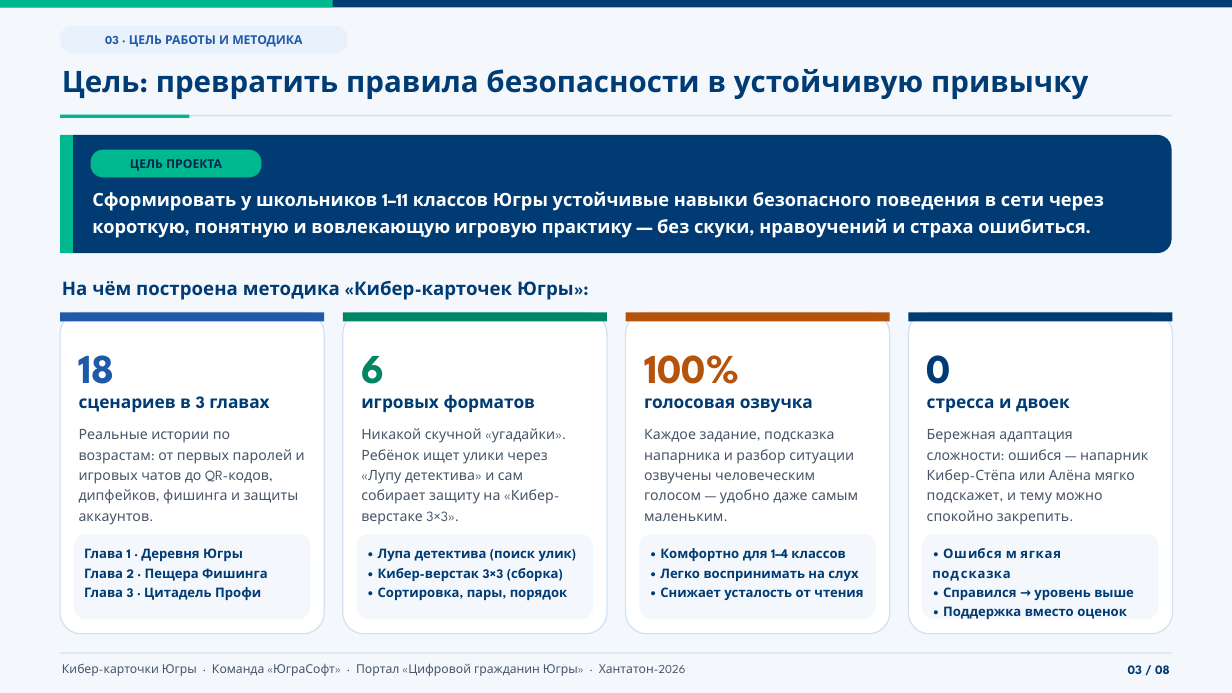
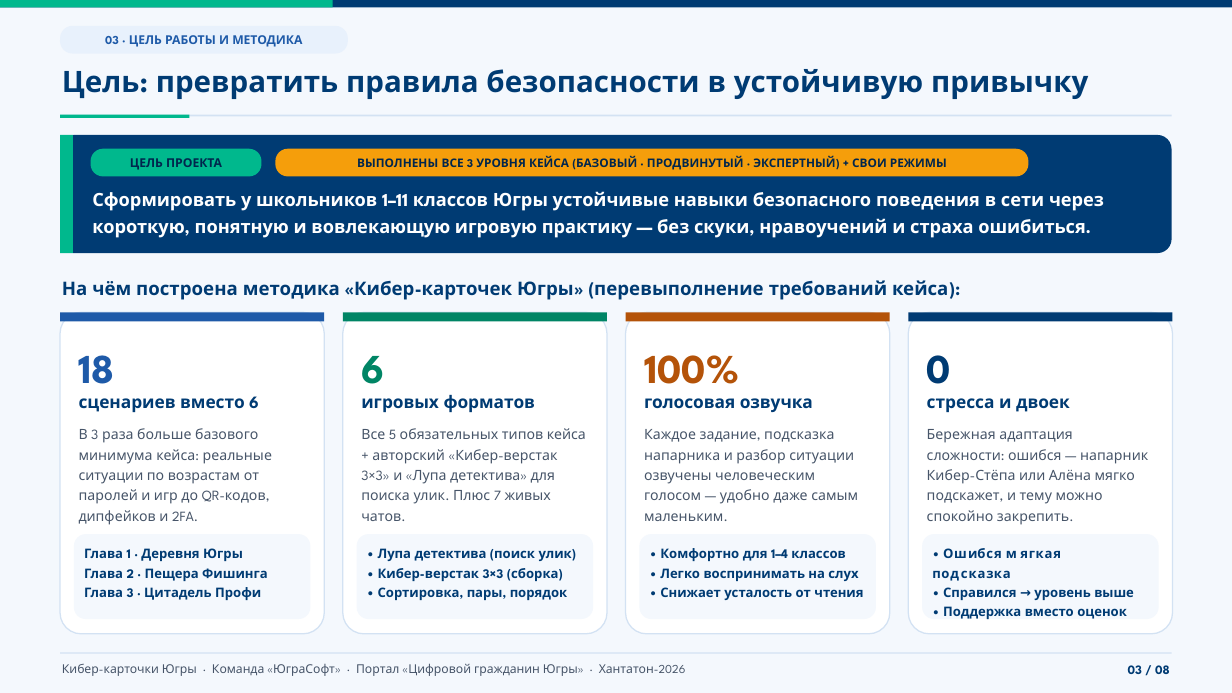
Before and after one commit to Frejixxx/yugrasoft-cybercards, a slide deck: slide 3 of Презентация_Кибер-карточки_Югры.pptx. Drawn at 1232x693 pixels with LibreOffice and Linux fonts; fonts in the diff are those of the drawing. Boxes give left, top, right and bottom in pixels: in the first picture for what was removed or moved away, otherwise in the second. Text is boxed around its words. In the diff, an @@ line names an element or a change of style, - is before the commit and + after.

Commit message:
Добавил в презентацию блок про все 3 уровня кейса и поправил 1 слайд

```diff
--- a/Презентация_Кибер-карточки_Югры.pptx
+++ b/Презентация_Кибер-карточки_Югры.pptx
@@ rounded rectangle added at <box>275,149,1029,177</box>, fill #F59E0B, 9.2 pt, text #00264D, bold @@
+ВЫПОЛНЕНЫ ВСЕ 3 УРОВНЯ КЕЙСА (БАЗОВЫЙ · ПРОДВИНУТЫЙ · ЭКСПЕРТНЫЙ) + СВОИ РЕЖИМЫ
@@ text at <box>62,280,948,300</box>: text changed @@
-На чём построена методика «Кибер-карточек Югры»:
+На чём построена методика «Кибер-карточек Югры» (перевыполнение требований кейса):
@@ text at <box>79,396,259,412</box>: text changed @@
-сценариев в 3 главах
+сценариев вместо 6
@@ text at <box>79,428,272,525</box>: text changed @@
-Реальные истории по возрастам: от первых паролей и игровых чатов до QR-кодов, дипфейков, фишинга и защиты аккаунтов.
+В 3 раза больше базового минимума кейса: реальные ситуации по возрастам от паролей и игр до QR-кодов, дипфейков и 2FA.
@@ text at <box>361,428,586,521</box>: text changed @@
-Никакой скучной «угадайки». Ребёнок ищет улики через «Лупу детектива» и сам собирает защиту на «Кибер-верстаке 3×3».
+Все 5 обязательных типов кейса + авторский «Кибер-верстак 3×3» и «Лупа детектива» для поиска улик. Плюс 7 живых чатов.
```
Also in this commit, not shown: 1 other slide changed, 1 other file.
